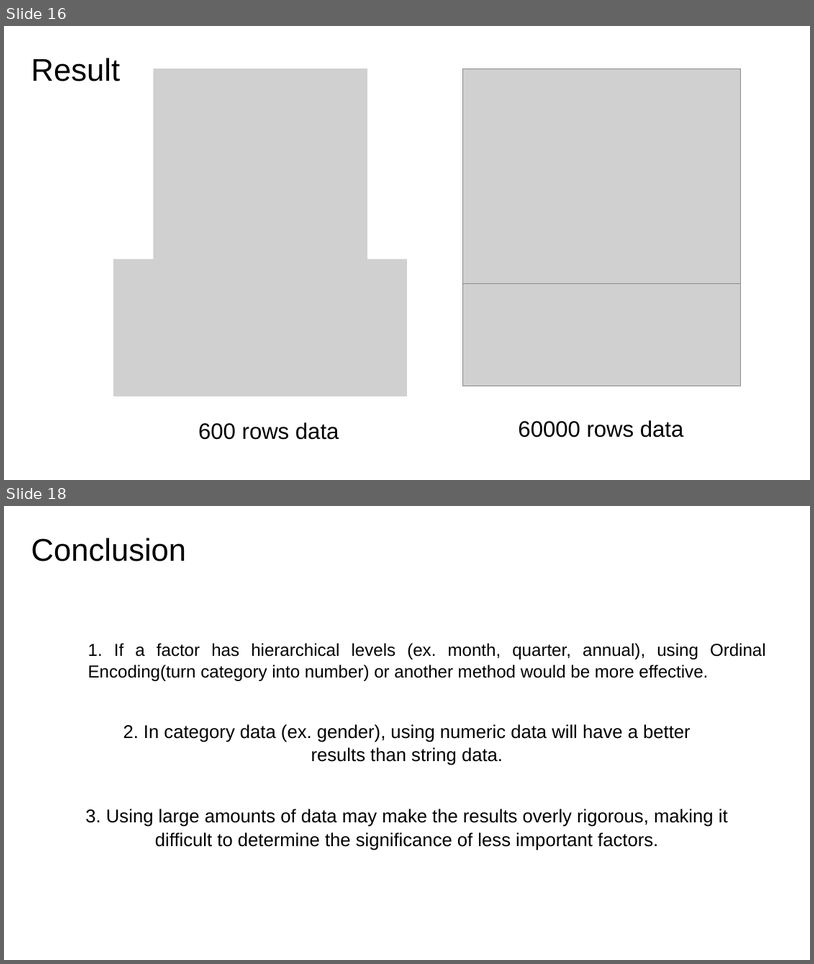
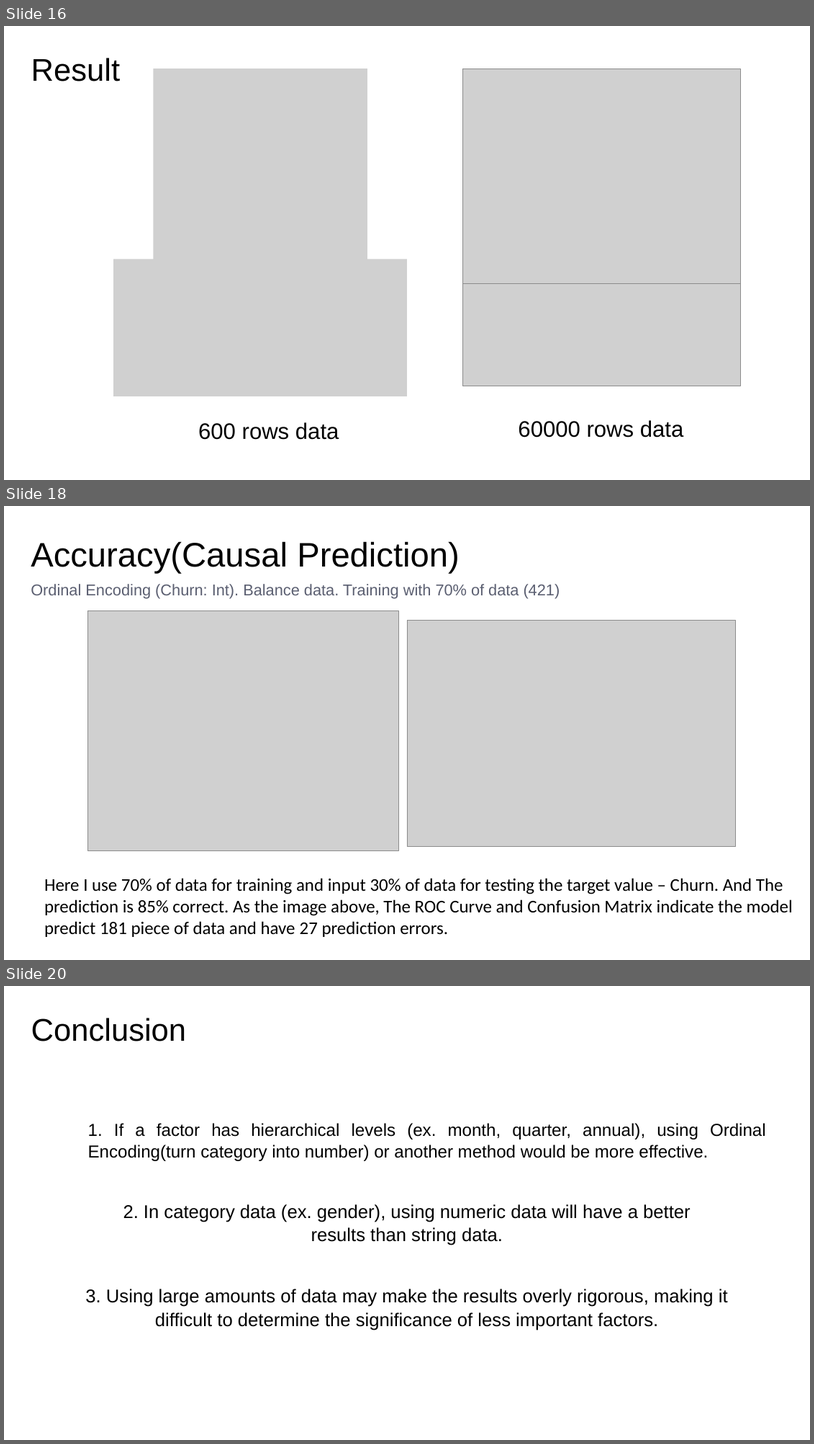
Before and after one commit to LeeMoofon0222/Vizuro_Intern, a slide deck: cc_process/Customer_Churn_ppt.pptx. Shown one above the other, each under a label of ours: slides 16 and 18 before the commit, slides 16, 18 and 20 after it; the slides between them are not shown. The pictures are 814x964 and 814x1444 pixels, drawn with LibreOffice and Linux fonts; fonts in the diff are those of the drawing; grey boxes stand for pictures; background and template pictures are left out. Boxes give left, top, right and bottom in pixels: in the first picture for what was removed or moved away, otherwise in the second. Text is boxed around its words. In the diff, an @@ line names an element or a change of style, - is before the commit and + after.

```diff
--- a/cc_process/Customer_Churn_ppt.pptx
+++ b/cc_process/Customer_Churn_ppt.pptx
@@ slide 18 added at <box>4,506,810,960</box>, background picture (left out) @@
@@ freeform shape added at <box>4,506,810,960</box>, fill #FFFFFF at 75% opacity @@
@@ text added at <box>31,541,459,574</box>, 60.8 pt, text #000000 @@
+Accuracy(Causal Prediction)
@@ text added at <box>31,584,561,599</box>, 28 pt, text #5B5F71 @@
+Ordinal Encoding (Churn: Int). Balance data. Training with 70% of data (421)
@@ picture added at <box>88,611,399,850</box> @@
@@ picture added at <box>407,620,736,847</box> @@
@@ text added at <box>44,878,793,937</box>, 32 pt, text #000000 @@
+Here I use 70% of data for training and input 30% of data for testing the target value – Churn. And The prediction is 85% correct. As the image above, The ROC Curve and Confusion Matrix indicate the model predict 181 piece of data and have 27 prediction errors.
@@ what was slide 18 is now slide 20 @@
```
Also in this commit, not shown: 7 slides changed, 1 other slide added, 22 other files.
